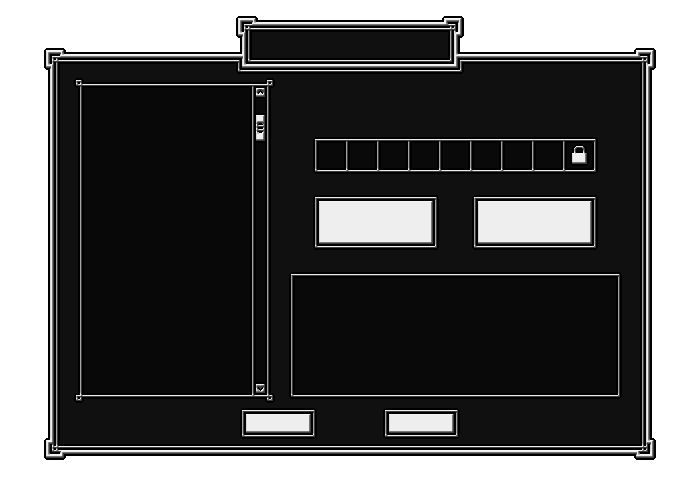
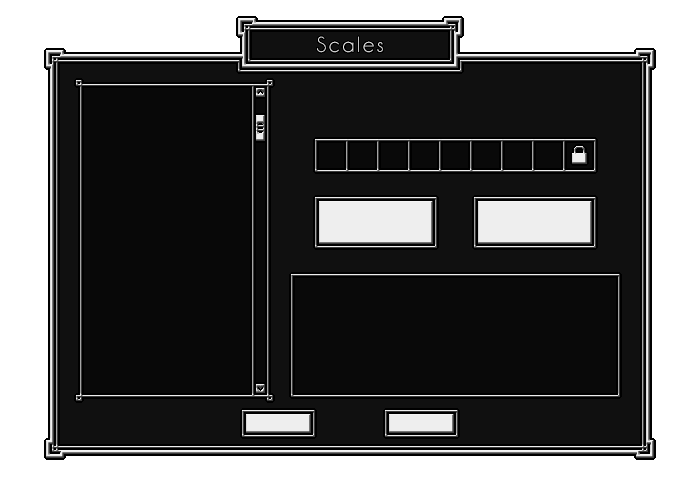
Layer changes from the first 700x500 image to the second:
added layer "Scales" above "Layout" over <box>317,36,383,53</box>
added group "Layout" with 15 layers over <box>316,35,384,54</box>
moved "Frame" into group "Layout" over <box>316,35,384,54</box>
